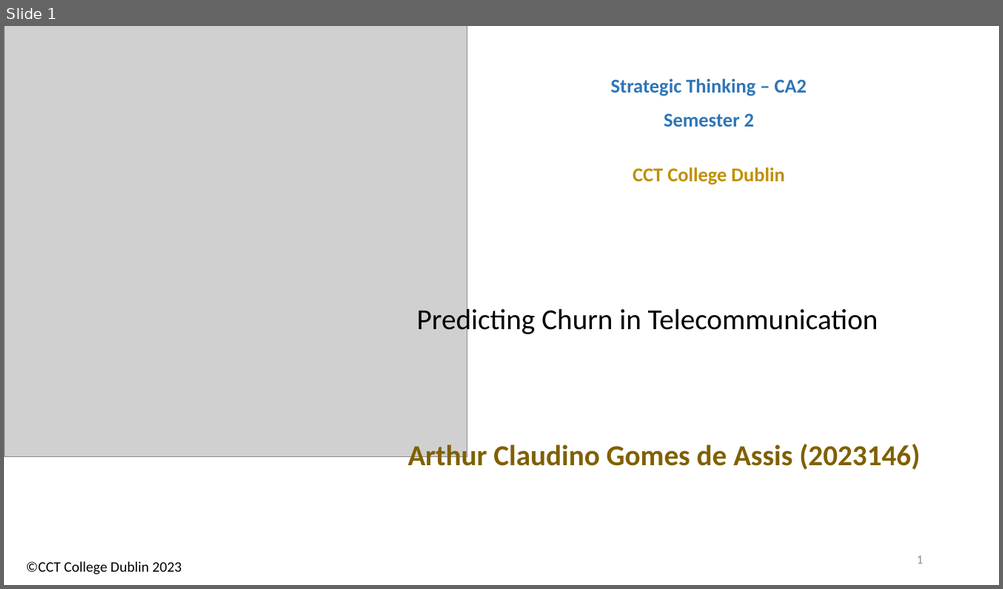
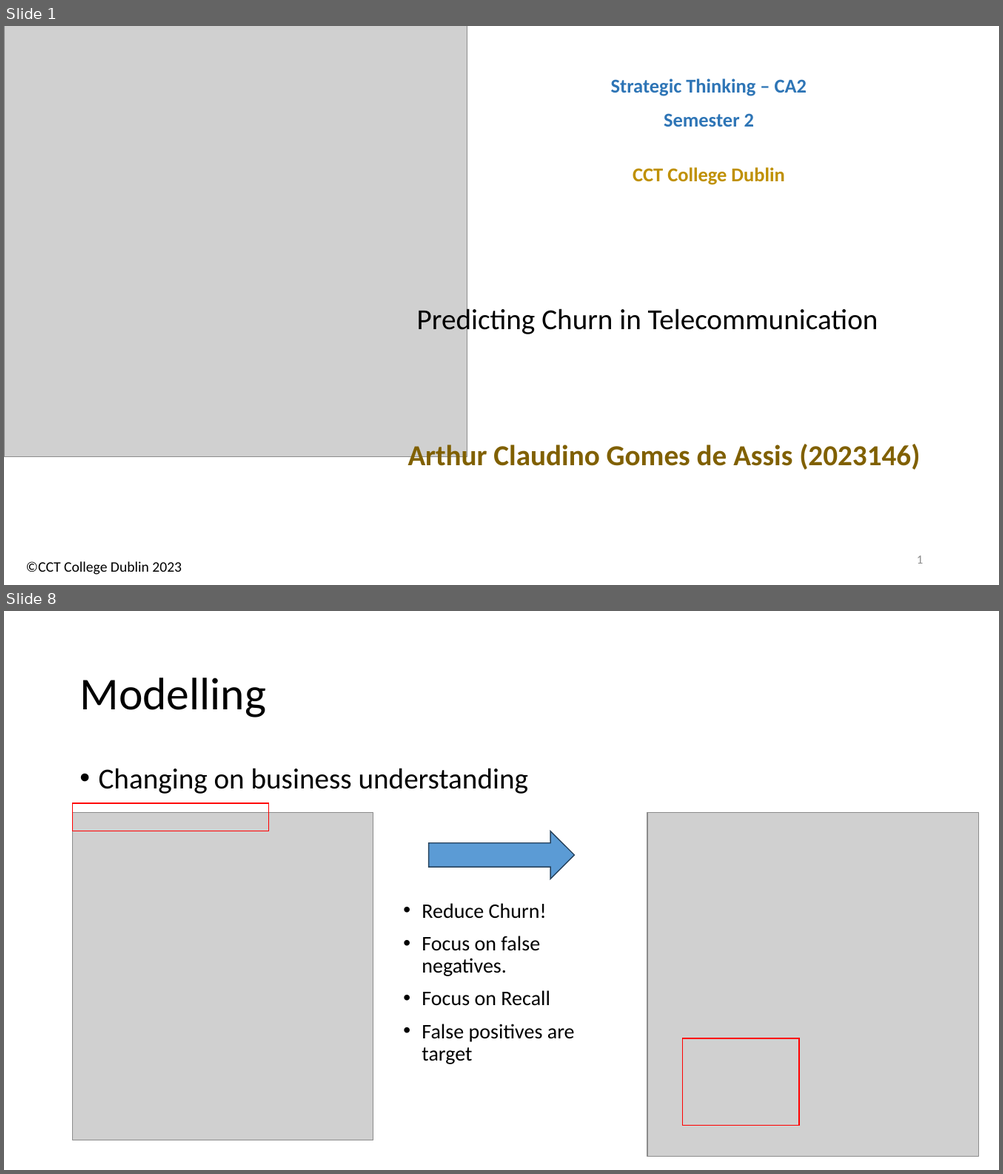
Before and after one commit to arthurcct2023/Python-Predicting-Churn-in-Telecommunication, a slide deck: ArthurAssis_ST_HDip_CA2_Semester2.pptx. Shown one above the other, each under a label of ours: slide 1 before the commit, slides 1 and 8 after it; the slides between them are not shown. The pictures are 1003x589 and 1003x1174 pixels, drawn with LibreOffice and Linux fonts; fonts in the diff are those of the drawing; grey boxes stand for pictures. Boxes give left, top, right and bottom in pixels: in the first picture for what was removed or moved away, otherwise in the second. Text is boxed around its words. In the diff, an @@ line names an element or a change of style, - is before the commit and + after.

```diff
--- a/ArthurAssis_ST_HDip_CA2_Semester2.pptx
+++ b/ArthurAssis_ST_HDip_CA2_Semester2.pptx
@@ slide 8 added at (x1=4, y1=611, x2=999, y2=1170), background #FFFFFF @@
@@ title added at (x1=79, y1=678, x2=266, y2=718), 44 pt, text #000000 @@
+Modelling
@@ text added at (x1=99, y1=768, x2=528, y2=794), 28 pt, text #000000 @@
+• Changing on business understanding
@@ rectangle added at (x1=73, y1=803, x2=269, y2=832), outline #FF0000 1 pt @@
@@ picture added at (x1=73, y1=812, x2=373, y2=1141) @@
@@ right arrow added at (x1=429, y1=831, x2=574, y2=879), fill #5B9BD5, outline #28445D 1 pt @@
@@ picture added at (x1=647, y1=812, x2=979, y2=1156) @@
@@ text added at (x1=421, y1=903, x2=575, y2=1065), 20 pt, text #000000 @@
+• Reduce Churn!
+• Focus on false negatives.
+• Focus on Recall
+• False positives are target
@@ rectangle added at (x1=683, y1=1039, x2=799, y2=1126), outline #FF0000 1 pt @@
```
Also in this commit, not shown: 12 other slides added, 5 slides removed, 8 other files.
